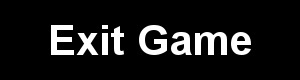
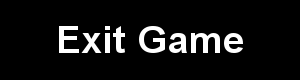
Layers edited between the first and the second 300 × 80 image:
painted on "Exit Game" over 51, 25, 251, 55
